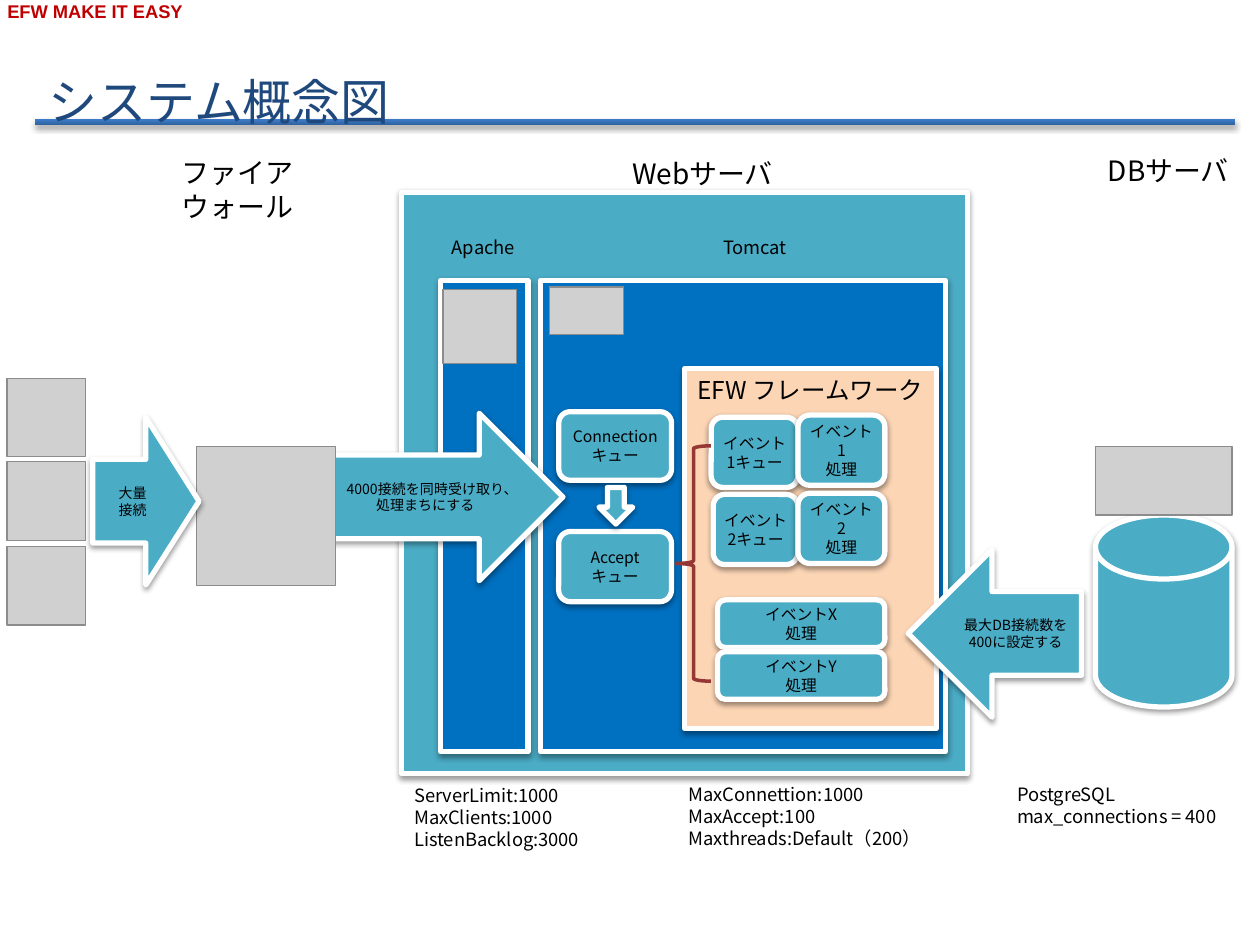
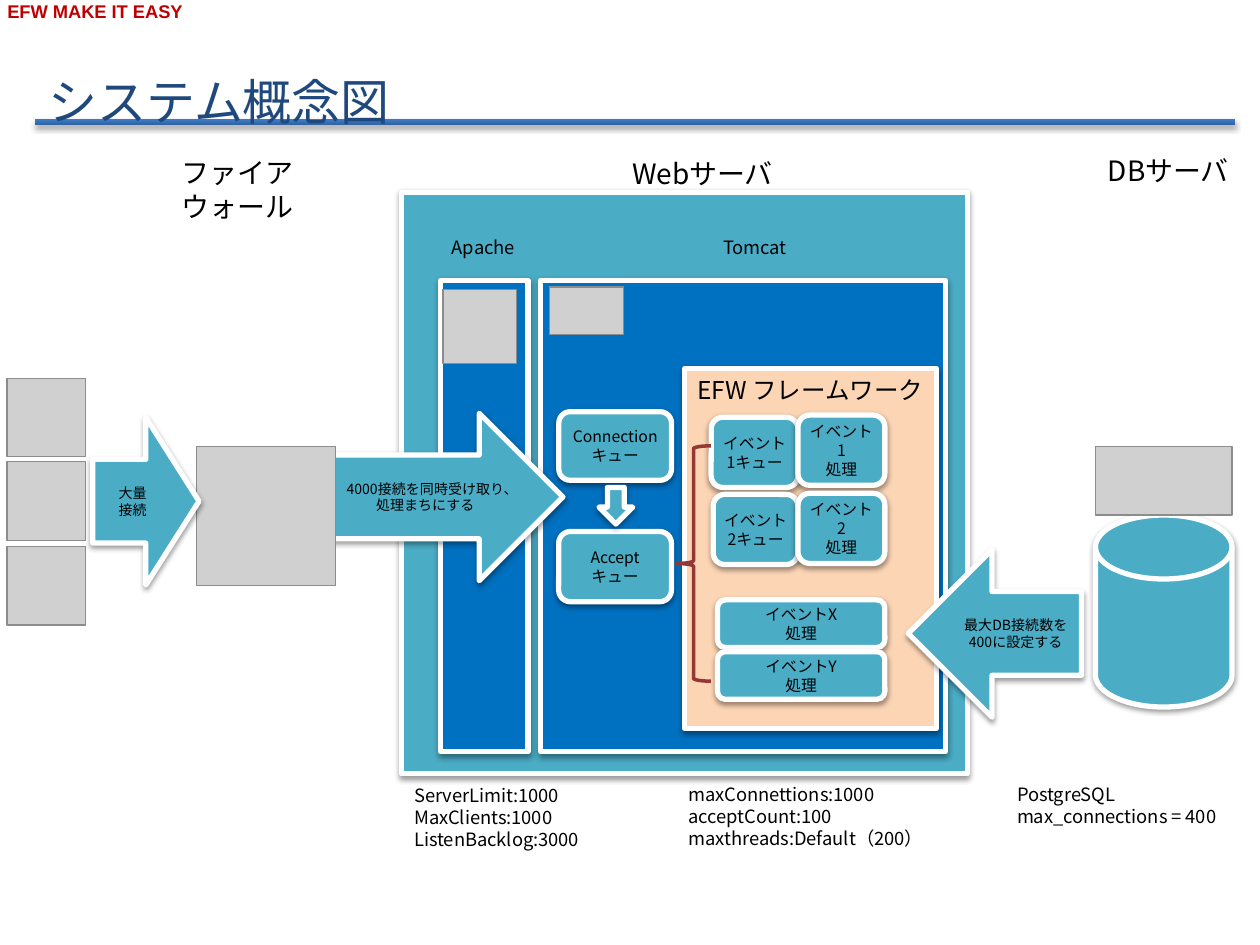
Before and after one commit to efwGrp/efw4_online_ppt, a slide deck: slide 2 of EFW高負荷対応のTomcat Efw環境構築v0.2.pptx. Drawn at 1260x945 pixels with LibreOffice and Linux fonts; fonts in the diff are those of the drawing; grey boxes stand for pictures; background and template pictures are left out. Boxes give left, top, right and bottom in pixels: in the first picture for what was removed or moved away, otherwise in the second. Text is boxed around its words. In the diff, an @@ line names an element or a change of style, - is before the commit and + after.

```diff
--- a/EFW高負荷対応のTomcat Efw環境構築v0.2.pptx
+++ b/EFW高負荷対応のTomcat Efw環境構築v0.2.pptx
@@ text at bbox=[689, 787, 923, 847]: text changed @@
-MaxConnettion:1000
-MaxAccept:100
-Maxthreads:Default（200）
+maxConnettions:1000
+acceptCount:100
+maxthreads:Default（200）
```
Also in this commit, not shown: 1 other slide changed, 4 other files.
